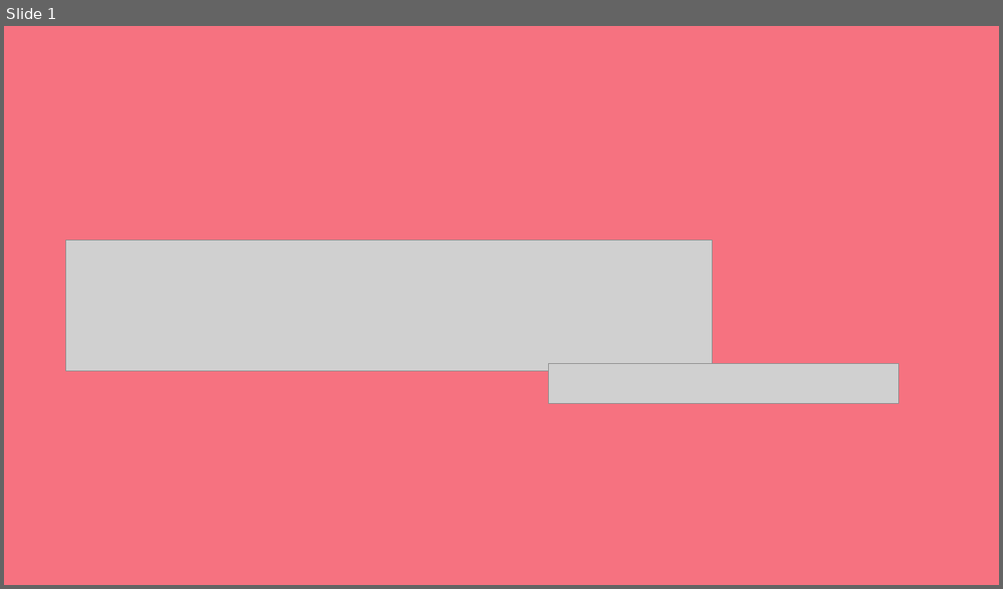
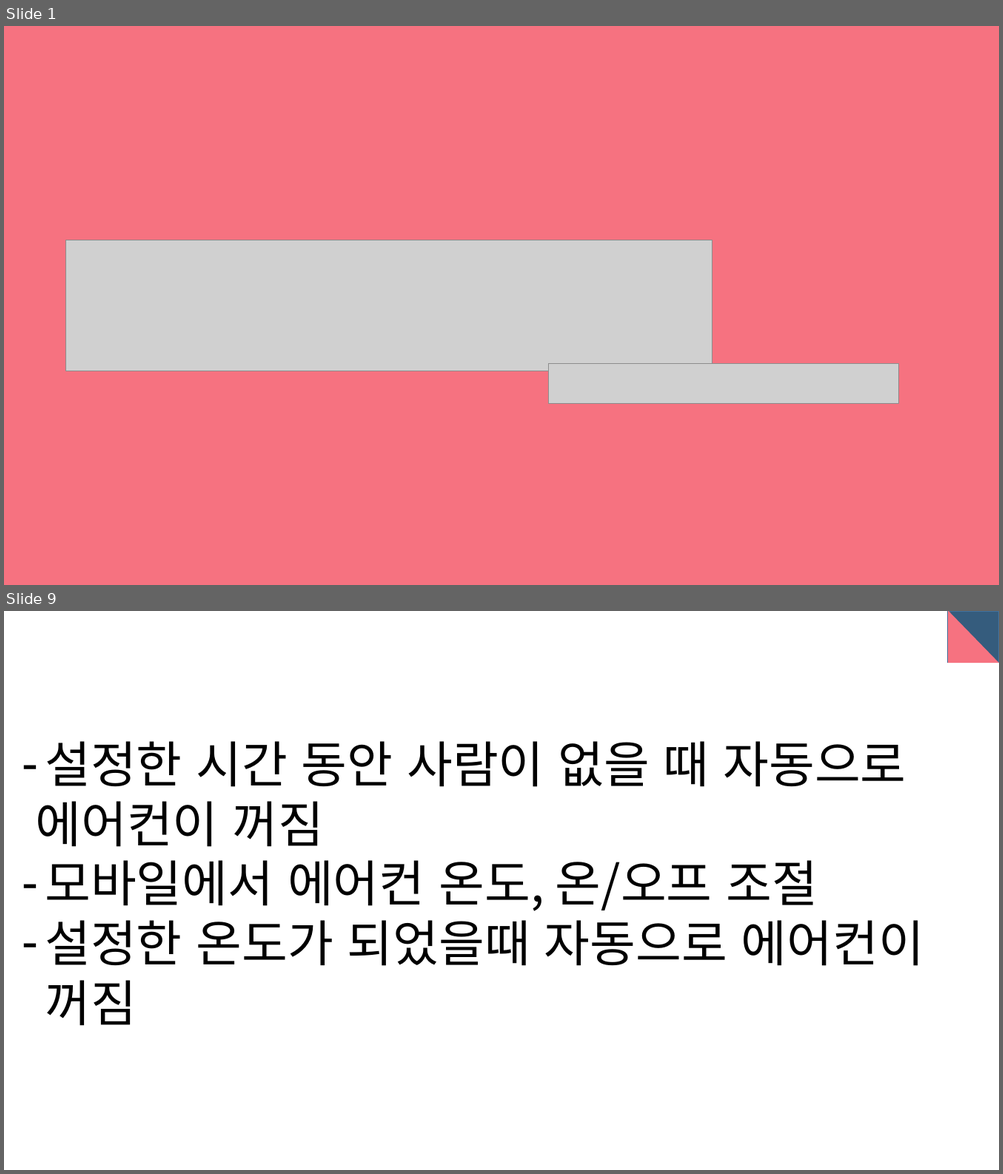
Before and after one commit to dgsw-2019-hackathon/J_B_H_AirConditioner, a slide deck: pptFile/ppt.pptx. Shown one above the other, each under a label of ours: slide 1 before the commit, slides 1 and 9 after it; the slides between them are not shown. The pictures are 1003x589 and 1003x1174 pixels, drawn with LibreOffice and Linux fonts; fonts in the diff are those of the drawing; grey boxes stand for pictures. Boxes give left, top, right and bottom in pixels: in the first picture for what was removed or moved away, otherwise in the second. Text is boxed around its words. In the diff, an @@ line names an element or a change of style, - is before the commit and + after.

```diff
--- a/pptFile/ppt.pptx
+++ b/pptFile/ppt.pptx
@@ slide 9 added at <box>4,611,999,1170</box>, background #FFFFFF @@
@@ rectangle added at <box>948,611,999,662</box>, fill #355C7D, outline #43739E 1 pt @@
@@ right triangle added at <box>948,611,999,663</box>, fill #F67280 @@
@@ text added at <box>36,741,924,1026</box>, 48 pt, text #000000 @@
+– 설정한 시간 동안 사람이 없을 때 자동으로
+에어컨이 꺼짐
+– 모바일에서 에어컨 온도, 온/오프 조절
+– 설정한 온도가 되었을때 자동으로 에어컨이 꺼짐
```
Also in this commit, not shown: 14 slides changed, 14 other slides added, 6 slides removed.
